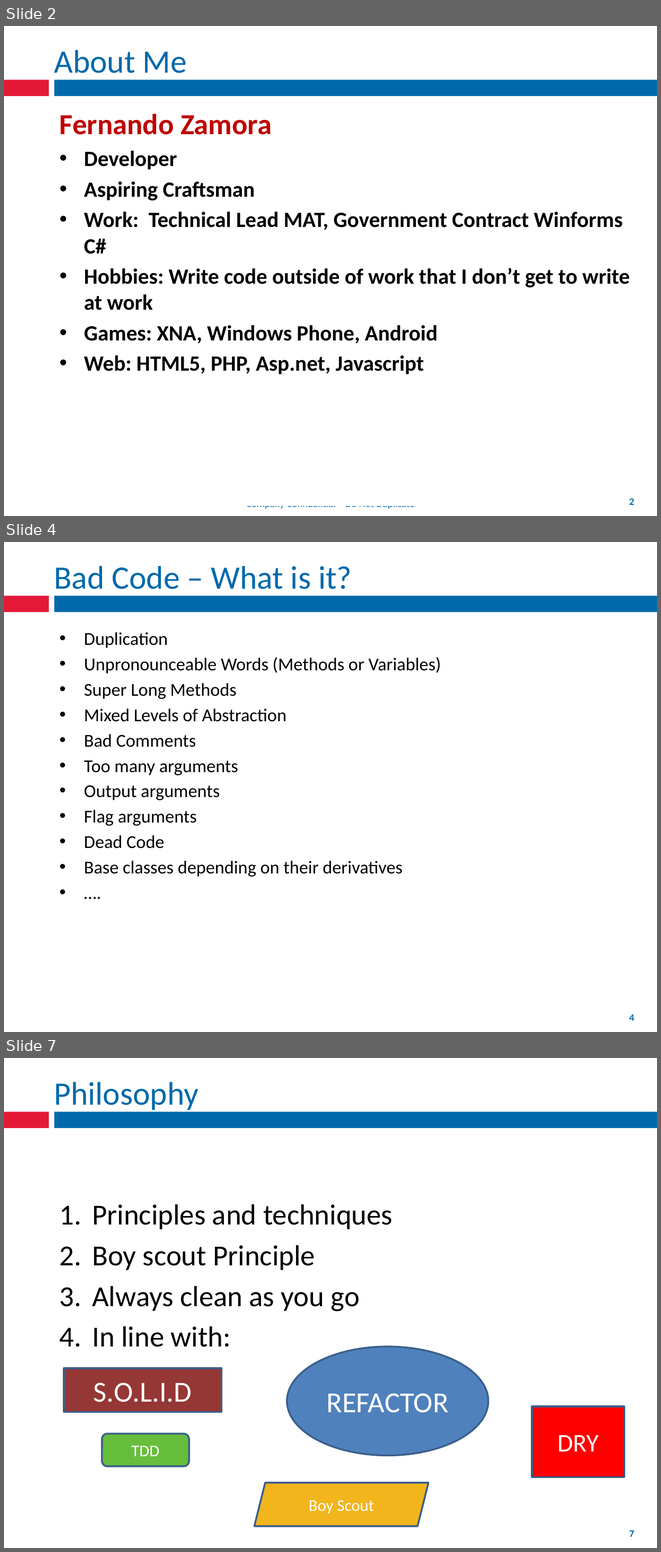
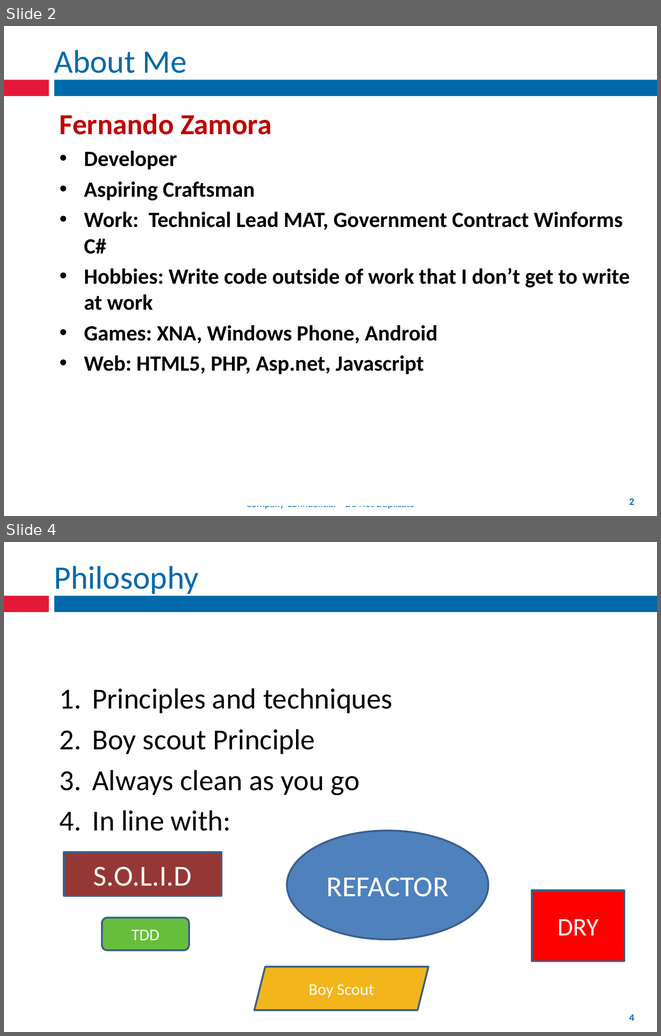
Before and after one commit to fernandozamoraj/Clean-Code-Presentation, a slide deck: Short Presentation/Clean Code.pptx. Shown one above the other, each under a label of ours: slides 2, 4 and 7 before the commit, slides 2 and 4 after it; the slides between them are not shown. The pictures are 661x1552 and 661x1036 pixels, drawn with LibreOffice and Linux fonts; fonts in the diff are those of the drawing. Boxes give left, top, right and bottom in pixels: in the first picture for what was removed or moved away, otherwise in the second. Text is boxed around its words. In the diff, an @@ line names an element or a change of style, - is before the commit and + after.

```diff
--- a/Short Presentation/Clean Code.pptx
+++ b/Short Presentation/Clean Code.pptx
@@ slide 4 removed at box(4, 542, 657, 1032), background #FFFFFF; not listed: 3 template elements that a slide beside it also shows @@
@@ title removed at box(54, 566, 352, 597) @@
-Bad Code – What is it?
@@ text removed at box(84, 632, 441, 876) @@
-• Duplication
-• Unpronounceable Words (Methods or Variables)
-• Super Long Methods
-• Mixed Levels of Abstraction
-• Bad Comments
-• Too many arguments
-• Output arguments
-• Flag arguments
-• Dead Code
-• Base classes depending on their derivatives
-• ….
@@ rectangle removed at box(184, 1010, 477, 1026) @@
@@ what was slide 7 is now slide 4 @@
@@ page number at box(629, 1014, 635, 1021): text changed @@
-7
+4
```
Also in this commit, not shown: 8 slides changed, 2 slides added.
